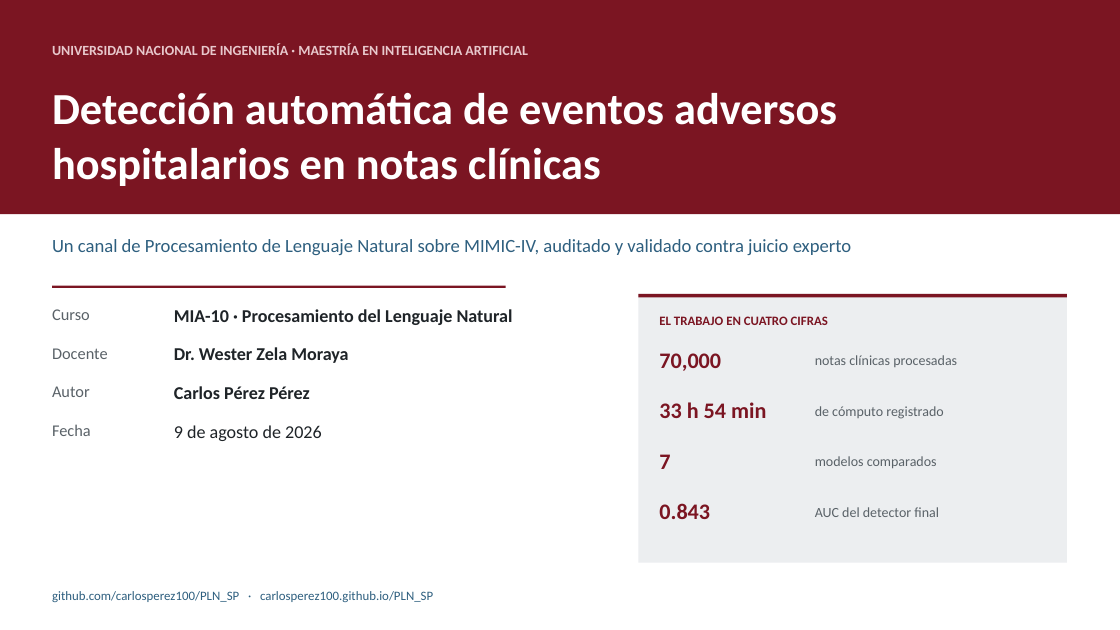
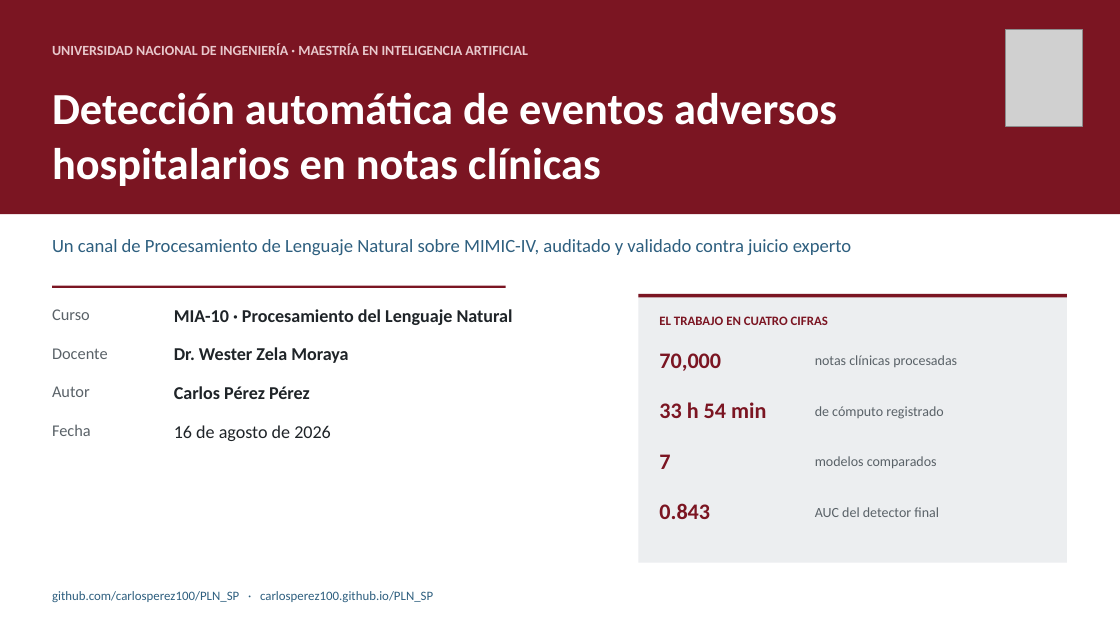
Before and after one commit to carlosperez100/PLN_SP, a slide deck: slide 1 of presentacion/Presentacion_Trabajo_Final_PLN_CarlosPerez.pptx. Drawn at 1120x630 pixels with LibreOffice and Linux fonts; fonts in the diff are those of the drawing; grey boxes stand for pictures. Boxes give left, top, right and bottom in pixels: in the first picture for what was removed or moved away, otherwise in the second. Text is boxed around its words. In the diff, an @@ line names an element or a change of style, - is before the commit and + after.

```diff
--- a/presentacion/Presentacion_Trabajo_Final_PLN_CarlosPerez.pptx
+++ b/presentacion/Presentacion_Trabajo_Final_PLN_CarlosPerez.pptx
@@ picture added at bbox=[1006, 29, 1082, 126] @@
@@ text at bbox=[174, 425, 331, 441]: text changed @@
-9 de agosto de 2026
+16 de agosto de 2026
```
Also in this commit, not shown: 28 other slides changed, 6 slides added, 18 other files.
